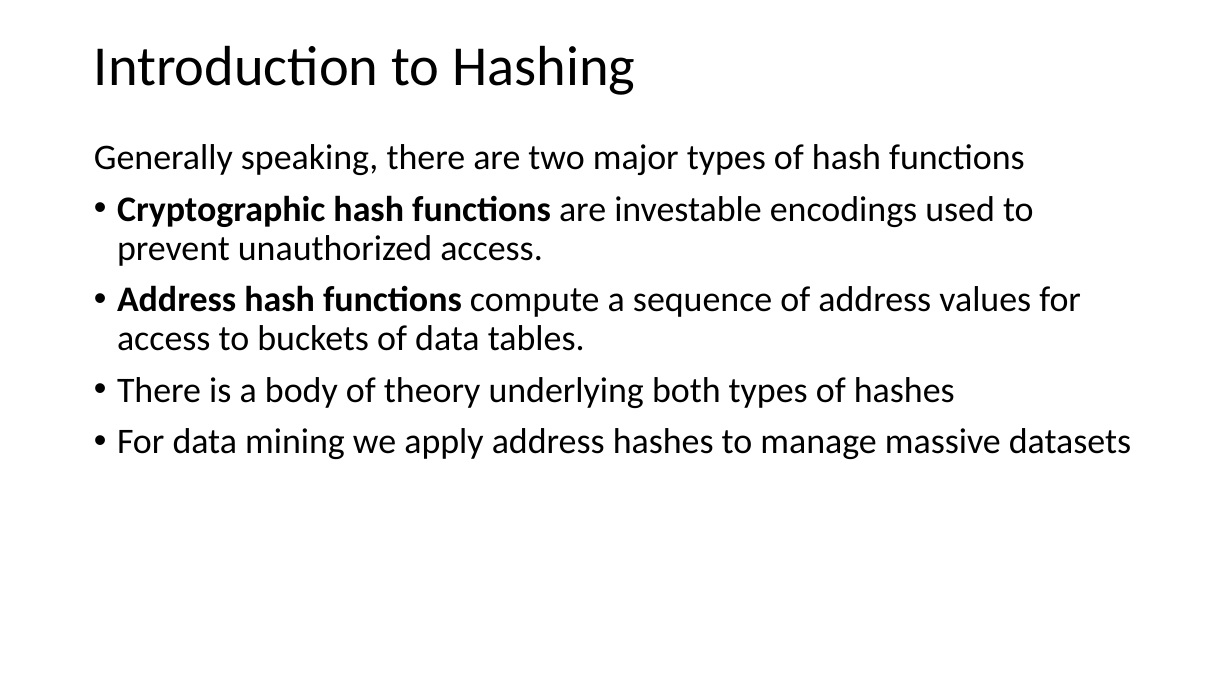
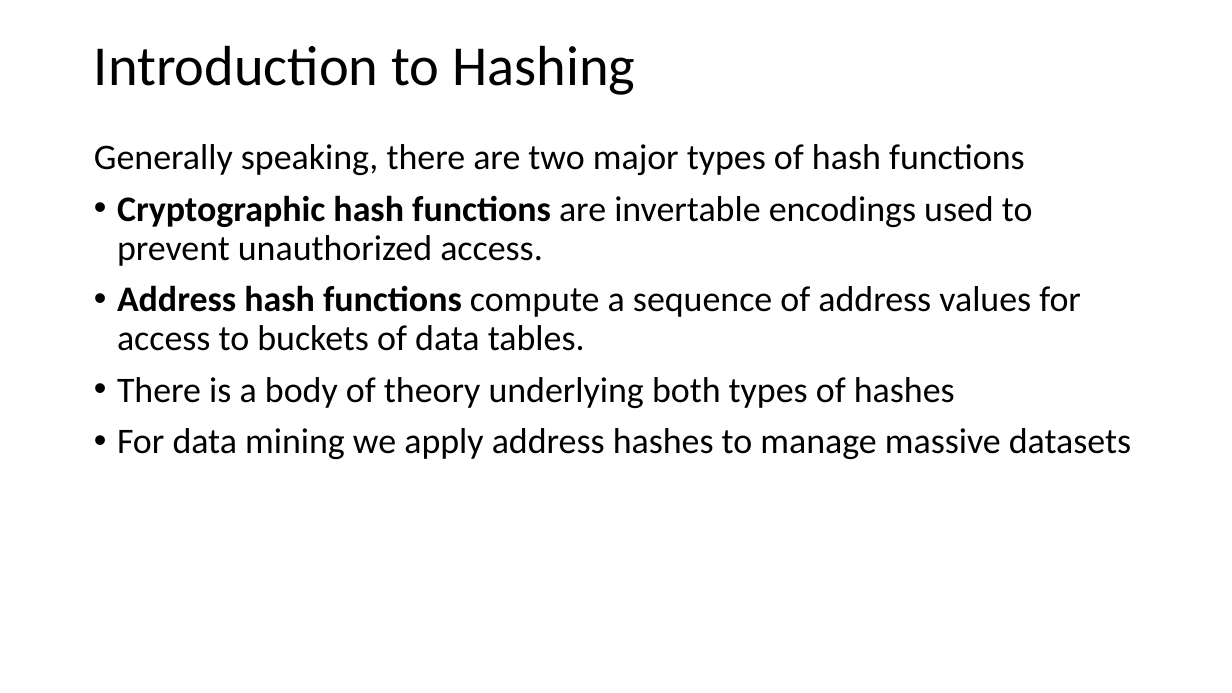
Before and after one commit to harelgabainew/school1, a slide deck: slide 37 of slides/1_Introduction.pptx. Drawn at 1232x693 pixels with LibreOffice and Linux fonts; fonts in the diff are those of the drawing. Boxes give left, top, right and bottom in pixels: in the first picture for what was removed or moved away, otherwise in the second. Text is boxed around its words. In the diff, an @@ line names an element or a change of style, - is before the commit and + after.

Commit message:
Corrected typos in slides

```diff
--- a/slides/1_Introduction.pptx
+++ b/slides/1_Introduction.pptx
@@ text at (x1=117, y1=195, x2=1033, y2=266): text changed @@
-• Cryptographic hash functions are investable encodings used to prevent unauthorized access.
+• Cryptographic hash functions are invertable encodings used to prevent unauthorized access.
```
Also in this commit, not shown: 3 other slides changed.
